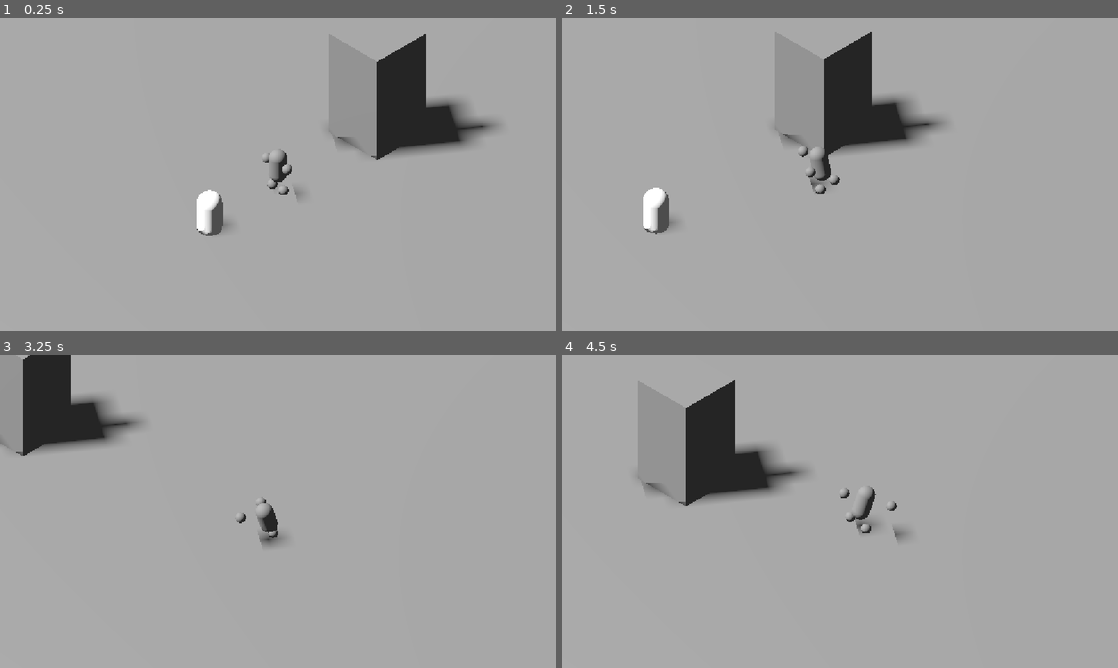
Above: before the commit, frames 1-4 (two rows, left to right).
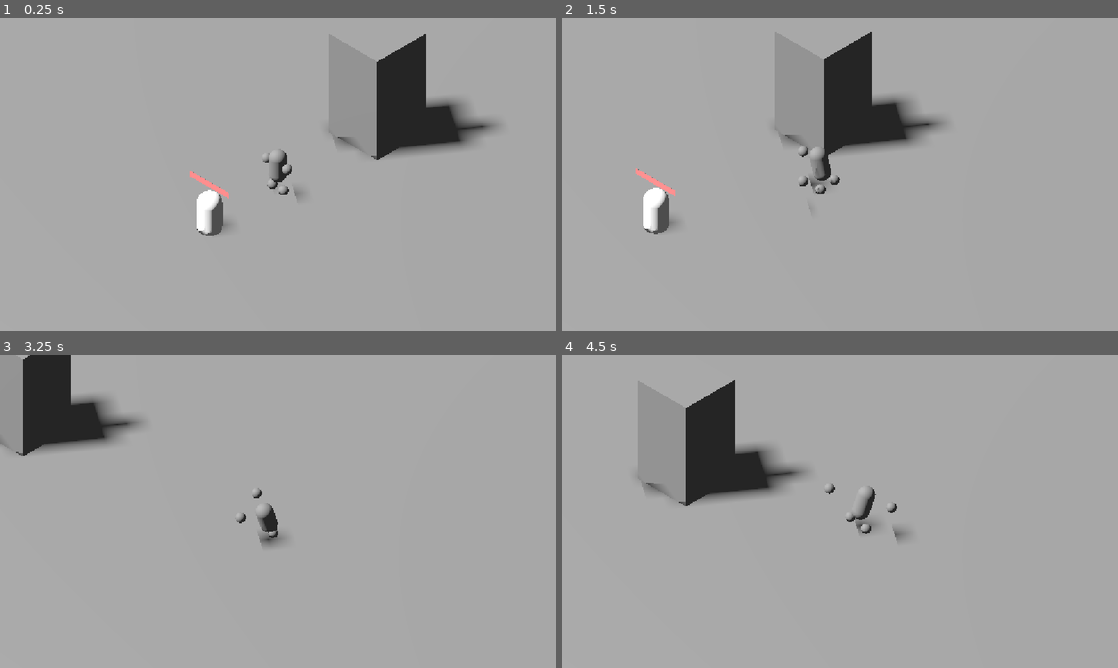
Above: after the commit, the same moments.

Repository: Virbek/3d-zelda-mole
Game: Godot game, scene res://TestingScene.tscn
Same seed, same stepped clock (60 frames per second), same inputs: the game is played once before the commit and once after it.
Inputs (mouse positions are in pixels of both pictures, inside the frame that each line leads up to):
- Up to frame 1 (0.25 s): no input
- Up to frame 2 (1.5 s): move the mouse to (962, 158) at 0.52 s; press the mouse at (962, 158) at 0.53 s; hold D (move_right) 0.53-1.28 s; move the mouse to (728, 190) at 1.27 s; release the mouse at (728, 190) at 1.28 s; hold S (move_back) from 1.28 s (still down); click (728, 190) at 1.35 s
- Up to frame 3 (3.25 s): move the mouse to (333, 442) at 2.02 s; release S (move_back) at 2.03 s; press the mouse at (333, 442) at 2.03 s; hold D (move_right) 2.03-2.78 s; tap Space (dodge) at 2.1 s; move the mouse to (250, 574) at 2.77 s; release the mouse at (250, 574) at 2.78 s; hold Up (move_forward) from 2.78 s (still down); tap Shift (sprint) at 2.85 s; click (250, 574) at 3.05 s
- Up to frame 4 (4.5 s): move the mouse to (1006, 558) at 3.52 s; release Up (move_forward) at 3.53 s; press the mouse at (1006, 558) at 3.53 s; hold Left (move_left) from 3.53 s (still down); move the mouse to (673, 464) at 4.27 s; release the mouse at (673, 464) at 4.28 s; click (673, 464) at 4.35 s

The runs differ from the first frame. In frame 1, 0.1% of the frame differs, in the area x 34-72%, y 38-70%; in frame 2, 0.2%, in the area x 13-51%, y 37-70%; in frame 3, less than 0.1%; in frame 4, less than 0.1%.

Commit message:
add healthbar for ennemi

Diff:
--- a/Script/enemy/enemy.gd
+++ b/Script/enemy/enemy.gd
@@ -1,29 +1,60 @@
 extends StaticBody3D
 
+@export var max_health: int = 5
+@export var damage_per_hit: int = 1
+
+@export_group("Recul")
 @export var knockback_distance: float = 0.9
 @export var knockback_time: float = 0.18
 @export var recover_time: float = 0.35
+
+@export_group("Flash")
 @export var flash_color := Color(1.0, 0.15, 0.15)
 @export var flash_count: int = 3
 @export var flash_duration: float = 0.4
 
+@export_group("Mort")
+@export var death_time: float = 0.45
+@export var death_launch: float = 1.6
+
+signal died
+
 @onready var mesh: MeshInstance3D = $MeshInstance3D
+@onready var health_bar: Node3D = $HealthBar
+@onready var hurt_box: Area3D = $HurtBox
 
+var health: int
 var _mat: StandardMaterial3D
 var _base_color: Color
 var _home := Vector3.ZERO
 var _tween: Tween
 var _flash_tween: Tween
+var _dead := false
+
 
 func _ready() -> void:
+	health = max_health
 	_home = global_position
 	_mat = mesh.get_active_material(0).duplicate()
 	mesh.set_surface_override_material(0, _mat)
 	_base_color = _mat.albedo_color
+	health_bar.set_ratio(1.0)
+
 
 func take_hit(direction: Vector3) -> void:
+	if _dead:
+		return
+
+	health -= damage_per_hit
+	health_bar.set_ratio(float(health) / float(max_health))
+
+	if health <= 0:
+		_die(direction)
+		return
+
 	_knockback(direction)
 	_flash()
+
 
 func _knockback(direction: Vector3) -> void:
 	if _tween != null and _tween.is_running():
@@ -37,6 +68,7 @@
 	_tween.tween_property(self, "global_position", _home, recover_time)\
 		.set_ease(Tween.EASE_OUT).set_trans(Tween.TRANS_BACK)
 
+
 func _flash() -> void:
 	if _flash_tween != null and _flash_tween.is_running():
 		_flash_tween.kill()
@@ -46,3 +78,33 @@
 	for i in flash_count:
 		_flash_tween.tween_property(_mat, "albedo_color", flash_color, step * 0.4)
 		_flash_tween.tween_property(_mat, "albedo_color", _base_color, step * 1.6)
+
+
+func _die(direction: Vector3) -> void:
+	_dead = true
+	died.emit()
+
+	# On coupe tout de suite les interactions
+	hurt_box.monitorable = false
+	set_collision_layer_value(1, false)
+	health_bar.visible = false
+
+	if _tween != null and _tween.is_running():
+		_tween.kill()
+	if _flash_tween != null and _flash_tween.is_running():
+		_flash_tween.kill()
+
+	_mat.albedo_color = flash_color
+
+	# Le corps part en arrière, s'écrase et disparaît
+	var away: Vector3 = global_position + direction * death_launch + Vector3.UP * 0.4
+
+	var d := create_tween().set_parallel(true)
+	d.tween_property(self, "global_position", away, death_time)\
+		.set_ease(Tween.EASE_OUT).set_trans(Tween.TRANS_CUBIC)
+	d.tween_property(self, "scale", Vector3(1.3, 0.05, 1.3), death_time)\
+		.set_ease(Tween.EASE_IN).set_trans(Tween.TRANS_BACK)
+	d.tween_property(_mat, "albedo_color:a", 0.0, death_time)
+
+	await d.finished
+	queue_free()
--- a/TestingScene.tscn
+++ b/TestingScene.tscn
@@ -3,6 +3,7 @@
 [ext_resource type="Script" uid="uid://b07lnyprg4fw0" path="res://Script/camera_rig.gd" id="1_iyuba"]
 [ext_resource type="PackedScene" uid="uid://b34mk8qpxnm3e" path="res://prefab/Enemy.tscn" id="1_ypt0w"]
 [ext_resource type="Script" uid="uid://bn1pb4k3883he" path="res://Script/player/player.gd" id="2_6mnxl"]
+[ext_resource type="PackedScene" uid="uid://otfyx1hk6wag" path="res://prefab/HealthBar.tscn" id="2_7hjm2"]
 [ext_resource type="Script" uid="uid://b5w3j321nkicy" path="res://Script/player/rig.gd" id="3_6mnxl"]
 [ext_resource type="Script" uid="uid://d24fcjnhsun8w" path="res://Script/player/combat.gd" id="5_5gf4p"]
 
@@ -38,6 +39,9 @@
 [node name="Enemy" parent="." unique_id=465677058 instance=ExtResource("1_ypt0w")]
 transform = Transform3D(1, 0, 0, 0, 1, 0, 0, 0, 1, 0, 0, 3.7087884)
 
+[node name="Node3D" parent="Enemy" unique_id=661807815 instance=ExtResource("2_7hjm2")]
+transform = Transform3D(1, 0, 0, 0, 1, 0, 0, 0, 1, 0, 1.7, 0)
+
 [node name="DirectionalLight3D" type="DirectionalLight3D" parent="." unique_id=1335146338]
 transform = Transform3D(0.81915206, 0.43938506, -0.36868784, 0, 0.64278764, 0.76604444, 0.57357645, -0.62750685, 0.5265408, 0, 0, 0)
 shadow_enabled = true
@@ -45,7 +49,7 @@
 [node name="Ground" type="StaticBody3D" parent="." unique_id=700059434]
 
 [node name="MeshInstance3D" type="MeshInstance3D" parent="Ground" unique_id=2002832432]
-transform = Transform3D(30, 0, 0, 0, 0.2, 0, 0, 0, 30, 0, 0, 0)
+transform = Transform3D(30, 0, 0, 0, 0.2, 0, 0, 0, 30, 0, -0.005229652, 0)
 mesh = SubResource("PlaneMesh_osq7l")
 
 [node name="CollisionShape3D" type="CollisionShape3D" parent="Ground" unique_id=692270773]
@@ -80,6 +84,7 @@
 bob_height = 0.02
 sway_degrees = 2.0
 hand_offset = Vector3(0.55, 0.2, 0.05)
+attack_reach = 1.5
 
 [node name="Body" type="Node3D" parent="Player/Rig" unique_id=174431133]
 transform = Transform3D(1, 0, 0, 0, 1, 0, 0, 0, 1, 0, 0.5, 0)
--- a/prefab/Enemy.tscn
+++ b/prefab/Enemy.tscn
@@ -1,6 +1,7 @@
 [gd_scene format=3 uid="uid://b34mk8qpxnm3e"]
 
 [ext_resource type="Script" uid="uid://c3ttsl24yvlx1" path="res://Script/enemy/enemy.gd" id="1_tt7e2"]
+[ext_resource type="PackedScene" uid="uid://otfyx1hk6wag" path="res://prefab/HealthBar.tscn" id="2_e3gy8"]
 
 [sub_resource type="CapsuleMesh" id="CapsuleMesh_osq7l"]
 
@@ -33,3 +34,6 @@
 [node name="CollisionShape3D" type="CollisionShape3D" parent="Enemy/HurtBox" unique_id=283983737]
 transform = Transform3D(1.05, 0, 0, 0, 1.05, 0, 0, 0, 1.05, 0, 0, 0)
 shape = SubResource("CapsuleShape3D_gqquq")
+
+[node name="HealthBar" parent="Enemy" unique_id=661807815 instance=ExtResource("2_e3gy8")]
+transform = Transform3D(3, 0, 0, 0, 3, 0, 0, 0, 3, 0, 2.0830822, 0)
--- /dev/null
+++ b/prefab/HealthBar.tscn
@@ -0,0 +1,31 @@
+[gd_scene format=3 uid="uid://otfyx1hk6wag"]
+
+[ext_resource type="Script" uid="uid://dqcoeogi10r8k" path="res://prefab/health_bar.gd" id="2_a4kts"]
+
+[sub_resource type="StandardMaterial3D" id="StandardMaterial3D_236am"]
+transparency = 1
+shading_mode = 0
+albedo_color = Color(0.45424774, 0.45424774, 0.45424774, 1)
+
+[sub_resource type="QuadMesh" id="QuadMesh_236am"]
+size = Vector2(0.7, 0.09)
+
+[sub_resource type="QuadMesh" id="QuadMesh_6g1eb"]
+size = Vector2(0.7, 0.09)
+center_offset = Vector3(0.35, 0, 0)
+
+[sub_resource type="StandardMaterial3D" id="StandardMaterial3D_6g1eb"]
+render_priority = 1
+albedo_color = Color(1.259114, 0.5271128, 0.5271128, 1)
+
+[node name="HealthBar" type="Node3D" unique_id=661807815]
+script = ExtResource("2_a4kts")
+
+[node name="Back" type="MeshInstance3D" parent="." unique_id=1697486713]
+material_override = SubResource("StandardMaterial3D_236am")
+mesh = SubResource("QuadMesh_236am")
+
+[node name="Fill" type="MeshInstance3D" parent="." unique_id=1631955621]
+transform = Transform3D(1, 0, 0, 0, 1, 0, 0, 0, 1, -0.35, 0, 0.002)
+mesh = SubResource("QuadMesh_6g1eb")
+surface_material_override/0 = SubResource("StandardMaterial3D_6g1eb")
--- /dev/null
+++ b/prefab/health_bar.gd
@@ -0,0 +1,30 @@
+extends Node3D
+
+@export var hide_when_full: bool = true
+@export var fade_delay: float = 2.5
+
+@onready var fill: MeshInstance3D = $Fill
+
+var _ratio: float = 1.0
+var _timer: float = 0.0
+
+
+func _ready() -> void:
+	if hide_when_full:
+		visible = false
+
+
+func set_ratio(value: float) -> void:
+	_ratio = clampf(value, 0.0, 1.0)
+	fill.scale.x = maxf(_ratio, 0.001)
+	_timer = fade_delay
+	visible = true
+
+
+func _process(delta: float) -> void:
+	if not hide_when_full or not visible:
+		return
+	if _ratio >= 1.0 or _ratio <= 0.0:
+		_timer = maxf(_timer - delta, 0.0)
+		if _timer == 0.0:
+			visible = false
--- a/project.godot
+++ b/project.godot
@@ -24,25 +24,25 @@
 
 move_left={
 "deadzone": 0.2,
-"events": [Object(InputEventKey,"resource_local_to_scene":fa …(119 unchanged characters)… ressed":false,"pressed":false,"keycode":81,"physical_keycode":0,"key_label":0,"unicode":113,"location":0,"echo":false,"script":null)
+"events": [Object(InputEventKey,"resource_local_to_scene":fa …(119 unchanged characters)… ressed":false,"pressed":false,"keycode":0,"physical_keycode":0,"key_label":65,"unicode":97,"location":0,"echo":false,"script":null)
 , Object(InputEventKey,"resource_local_to_scene":false,"resource_name":"","device":-1,"window_id":0,"alt_pressed":false …(186 unchanged characters)…
 ]
 }
 move_right={
 "deadzone": 0.2,
-"events": [Object(InputEventKey,"resource_local_to_scene":fa …(119 unchanged characters)… ressed":false,"pressed":false,"keycode":68,"physical_keycode":0,"key_label":0,"unicode":100,"location":0,"echo":false,"script":null)
+"events": [Object(InputEventKey,"resource_local_to_scene":fa …(119 unchanged characters)… ressed":false,"pressed":false,"keycode":0,"physical_keycode":0,"key_label":68,"unicode":100,"location":0,"echo":false,"script":null)
 , Object(InputEventKey,"resource_local_to_scene":false,"resource_name":"","device":-1,"window_id":0,"alt_pressed":false …(186 unchanged characters)…
 ]
 }
 move_forward={
 "deadzone": 0.2,
-"events": [Object(InputEventKey,"resource_local_to_scene":fa …(119 unchanged characters)… ressed":false,"pressed":false,"keycode":90,"physical_keycode":0,"key_label":0,"unicode":122,"location":0,"echo":false,"script":null)
+"events": [Object(InputEventKey,"resource_local_to_scene":fa …(119 unchanged characters)… ressed":false,"pressed":false,"keycode":0,"physical_keycode":0,"key_label":87,"unicode":119,"location":0,"echo":false,"script":null)
 , Object(InputEventKey,"resource_local_to_scene":false,"resource_name":"","device":-1,"window_id":0,"alt_pressed":false …(186 unchanged characters)…
 ]
 }
 move_back={
 "deadzone": 0.2,
-"events": [Object(InputEventKey,"resource_local_to_scene":fa …(119 unchanged characters)… ressed":false,"pressed":false,"keycode":83,"physical_keycode":0,"key_label":0,"unicode":115,"location":0,"echo":false,"script":null)
+"events": [Object(InputEventKey,"resource_local_to_scene":fa …(119 unchanged characters)… ressed":false,"pressed":false,"keycode":0,"physical_keycode":0,"key_label":83,"unicode":115,"location":0,"echo":false,"script":null)
 , Object(InputEventKey,"resource_local_to_scene":false,"resource_name":"","device":-1,"window_id":0,"alt_pressed":false …(186 unchanged characters)…
 ]
 }
Binary file added: Image/FondBlanc.webp
Not shown, added: Image/FondBlanc.webp.import
Not shown, added: prefab/health_bar.gd.uid
